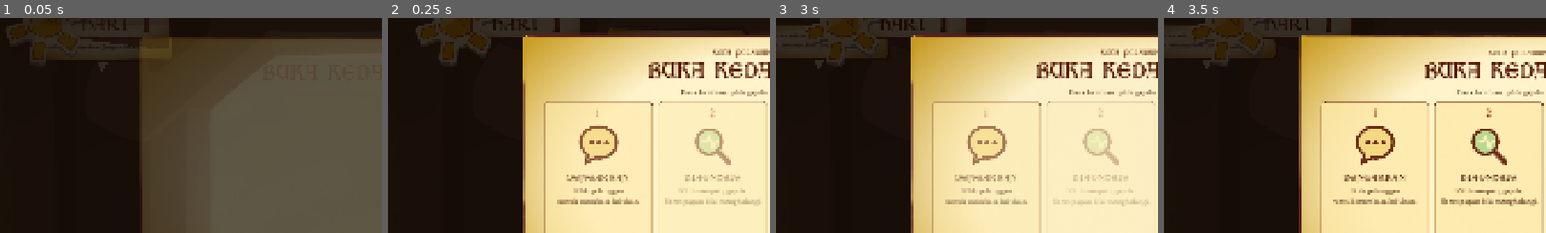
Above: before the commit, frames 1-4 (left to right).
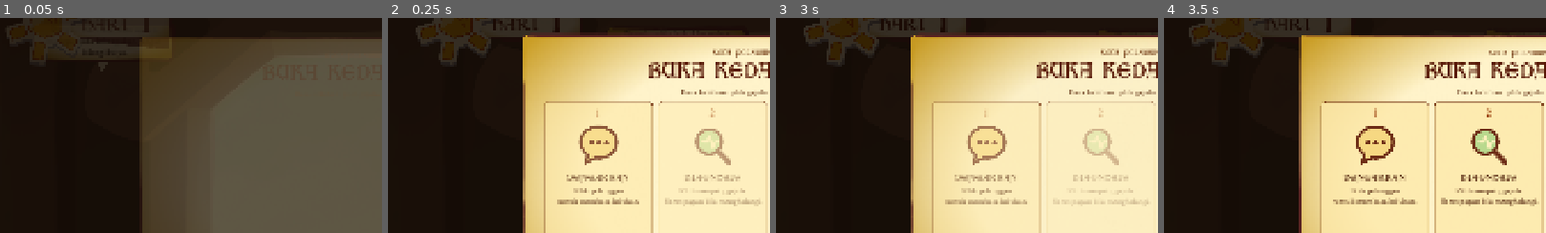
Above: after the commit, the same moments.

Repository: viscasa/igdx-bootcamp
Game: Godot game, scene res://Scenes/Game/kasir.tscn
The game is run twice, just before and just after one commit, with the same random seed, the same clock (stepped at 60 frames per second) and the same inputs. The engine's default icon, where the game draws it, is replaced by a stand-in: a white triangle on a blue panel in a dark square.
Inputs (mouse positions are % of the whole screen's width and height, from its top left):
- Up to frame 1 (0.05 s): no input
- Up to frame 2 (0.25 s): no input
- Up to frame 3 (3 s): tap Enter at 0.5 s; move the mouse to (72, 45) at 0.52 s; hold W 0.53-1.25 s; tap R at 0.6 s; click (72, 45) at 0.67 s; tap Space at 0.77 s; click (51, 58) at 1.25 s; click "DAPUR" at 2 s; click "KASIR" at 2.75 s
- Up to frame 4 (3.5 s): no input
The pictures show only the part of the screen within x 0-50%, y 13-63%; the shares and areas given below are measured in that part.

The runs differ from the first frame. In frame 1, less than 0.1% of the frame differs, in the area x 34-36%, y 13-15%; in frame 2, less than 0.1%; in frame 3, 1.6%, in the area x 0-29%, y 3-24%; in frame 4, 1.5%.

Commit message:
feat(cashier): tambah interaksi antrean dan serah botol

Diff:
--- a/Scenes/Components/customer_figure.tscn
+++ b/Scenes/Components/customer_figure.tscn
@@ -73,7 +73,7 @@
 mouse_filter = 2
 theme_override_colors/font_color = Color(0.17, 0.105, 0.05, 1)
 theme_override_fonts/font = ExtResource("4_body")
-theme_override_font_sizes/font_size = 13
+theme_override_font_sizes/font_size = 15
 text = "Keluhan pelanggan"
 horizontal_alignment = 1
 vertical_alignment = 1
@@ -97,7 +97,7 @@
 theme_override_constants/shadow_offset_x = 2
 theme_override_constants/shadow_offset_y = 2
 theme_override_fonts/font = ExtResource("3_display")
-theme_override_font_sizes/font_size = 17
+theme_override_font_sizes/font_size = 19
 text = "Pelanggan"
 horizontal_alignment = 1
 
@@ -113,7 +113,7 @@
 theme_override_colors/font_shadow_color = Color(0, 0, 0, 0.85)
 theme_override_constants/shadow_offset_x = 2
 theme_override_constants/shadow_offset_y = 2
-theme_override_font_sizes/font_size = 11
+theme_override_font_sizes/font_size = 13
 text = "Peran"
 horizontal_alignment = 1
 
@@ -126,7 +126,7 @@
 offset_bottom = 310.0
 mouse_filter = 2
 theme_override_fonts/font = ExtResource("3_display")
-theme_override_font_sizes/font_size = 11
+theme_override_font_sizes/font_size = 13
 horizontal_alignment = 1
 
 [node name="Patience" type="ProgressBar" parent="." unique_id=1862432419]
@@ -155,3 +155,4 @@
 theme_override_styles/pressed = SubResource("EmptyButton")
 theme_override_styles/hover = SubResource("EmptyButton")
 theme_override_styles/focus = SubResource("EmptyButton")
+theme_override_styles/disabled = SubResource("EmptyButton")
--- a/Scenes/Game/kasir.tscn
+++ b/Scenes/Game/kasir.tscn
@@ -11,6 +11,7 @@
 [ext_resource type="PackedScene" path="res://Scenes/UI/service_report.tscn" id="7_report"]
 [ext_resource type="PackedScene" path="res://Scenes/UI/day_transition.tscn" id="8_day"]
 [ext_resource type="PackedScene" path="res://Scenes/UI/intro_panel.tscn" id="9_intro"]
+[ext_resource type="PackedScene" uid="uid://d1tw1in7locan" path="res://Scenes/Item/bottle.tscn" id="10_bottle"]
 
 [node name="Kasir" type="Node2D" unique_id=1507221523]
 script = ExtResource("1_kasir")
@@ -35,6 +36,10 @@
 z_index = 20
 position = Vector2(818, 690)
 
+[node name="DragBottle" parent="." unique_id=1224309129 instance=ExtResource("10_bottle")]
+visible = false
+z_index = 40
+
 [node name="UILayer" type="CanvasLayer" parent="." unique_id=809671629]
 
 [node name="HUD" parent="UILayer" unique_id=176814437 instance=ExtResource("4_hud")]
@@ -44,16 +49,16 @@
 anchors_preset = 0
 offset_left = 1110.0
 offset_top = 210.0
-offset_right = 1460.0
-offset_bottom = 624.0
-scale = Vector2(1.15, 1.15)
+offset_right = 1630.0
+offset_bottom = 830.0
 
 [node name="ServiceReport" parent="UILayer" unique_id=495345171 instance=ExtResource("7_report")]
-offset_left = 1080.0
-offset_top = 120.0
-offset_right = 1450.0
-offset_bottom = 294.0
-scale = Vector2(1.2, 1.2)
+layout_mode = 3
+anchors_preset = 0
+offset_left = 27.0
+offset_top = 374.0
+offset_right = 547.0
+offset_bottom = 684.0
 
 [node name="SeratBook" parent="UILayer" unique_id=1602184157 instance=ExtResource("6_serat")]
 visible = false
--- a/Scripts/Autoloads/rooms.gd
+++ b/Scripts/Autoloads/rooms.gd
@@ -23,6 +23,7 @@
 }
 
 var current: Room = Room.KASIR
+var previous: Room = Room.KASIR
 
 ## Counts room changes. Tests use this to assert a switch really happened
 ## even when the scene name alone would not prove it.
@@ -36,6 +37,7 @@
 func go(room: Room) -> void:
 	if room == current and get_tree().current_scene != null:
 		return
+	previous = current
 	current = room
 	switch_count += 1
 	get_tree().change_scene_to_file(PATHS[room])
--- a/Scripts/Components/carry_shelf.gd
+++ b/Scripts/Components/carry_shelf.gd
@@ -11,6 +11,11 @@
 const HEADER_H := 18
 
 @export var artwork_layout: bool = false
+
+@export_group("Bottle Hover")
+@export_range(0.0, 30.0, 1.0) var hover_lift: float = 12.0
+@export_range(1.0, 1.25, 0.01) var hover_scale: float = 1.08
+@export_range(0.05, 0.4, 0.01) var hover_duration: float = 0.16
 
 var brews: Array[Brew] = []:
 	set(value):
@@ -19,13 +24,21 @@
 		queue_redraw()
 var dragging: Brew = null:
 	set(value):
+		var previous := dragging
+		if value != null:
+			set_hovered_slot(-1)
 		dragging = value
+		if previous != null and value == null:
+			_suppress_pop_once = previous
 		_sync_artwork()
 		queue_redraw()
 var show_hint: bool = false
 
 var _art_slots: Array[Node2D] = []
+var _slot_base_positions: Array[Vector2] = []
 var _shown_brews: Array[Brew] = []
+var _hovered_slot: int = -1
+var _suppress_pop_once: Brew = null
 
 
 func _ready() -> void:
@@ -37,17 +50,63 @@
 
 func slot_rect(i: int) -> Rect2:
 	if artwork_layout and i >= 0 and i < _art_slots.size():
-		return Rect2(_art_slots[i].position - Vector2(82.0, 104.0),
+		return Rect2(_slot_base_positions[i] - Vector2(82.0, 104.0),
 			Vector2(164.0, 208.0))
 	return Rect2(Vector2(i * (SLOT_W + GAP), HEADER_H), Vector2(SLOT_W, SLOT_H))
 
 
-func brew_at(global_pos: Vector2) -> Brew:
+func slot_index_at(global_pos: Vector2) -> int:
 	var local := to_local(global_pos)
 	for i in range(brews.size()):
-		if slot_rect(i).has_point(local):
-			return brews[i]
-	return null
+		if brews[i] != dragging and slot_rect(i).has_point(local):
+			return i
+	return -1
+
+
+func brew_at(global_pos: Vector2) -> Brew:
+	var index := slot_index_at(global_pos)
+	return brews[index] if index >= 0 else null
+
+
+func slot_anchor_global(index: int) -> Vector2:
+	if artwork_layout and index >= 0 and index < _slot_base_positions.size():
+		return to_global(_slot_base_positions[index])
+	return to_global(slot_rect(index).get_center())
+
+
+func set_hovered_slot(index: int) -> void:
+	if not artwork_layout:
+		return
+	if index < 0 or index >= brews.size() or brews[index] == dragging:
+		index = -1
+	if _hovered_slot == index:
+		return
+	var previous := _hovered_slot
+	_hovered_slot = index
+	_animate_slot_hover(previous, false)
+	_animate_slot_hover(_hovered_slot, true)
+
+
+## Gives any bottle.tscn instance the same brew presentation as the shelf.
+## Kasir uses this for its authored DragBottle preview.
+func configure_bottle(bottle: Node2D, brew: Brew,
+		show_labels: bool = false) -> void:
+	if bottle == null or brew == null:
+		return
+	var visual := bottle.get_node("BottleVisual") as Node2D
+	var back_swatch := bottle.get_node("BottleVisual/BrewSwatchBack") as Polygon2D
+	var swatch := bottle.get_node("BottleVisual/BrewSwatch") as Polygon2D
+	var name_label := bottle.get_node("NameLabel") as Label
+	var effect_label := bottle.get_node("EffectLabel") as Label
+	visual.modulate = Color.WHITE
+	back_swatch.visible = true
+	swatch.visible = true
+	back_swatch.color = brew.color()
+	swatch.color = brew.color()
+	name_label.visible = show_labels
+	effect_label.visible = show_labels
+	name_label.text = brew.display_name()
+	effect_label.text = brew.effect_summary()
 
 
 func _draw() -> void:
@@ -87,12 +146,14 @@
 
 func _collect_art_slots() -> void:
 	_art_slots.clear()
+	_slot_base_positions.clear()
 	if not artwork_layout:
 		return
 	for i in range(CAPACITY):
 		var slot := get_node_or_null("Slots/Slot%d" % i) as Node2D
 		if slot != null:
 			_art_slots.append(slot)
+			_slot_base_positions.append(slot.position)
 
 
 func _sync_artwork() -> void:
@@ -113,15 +174,12 @@
 		effect_label.visible = filled
 		if filled:
 			var brew := brews[i]
-			back_swatch.color = brew.color()
-			swatch.color = brew.color()
-			name_label.text = brew.display_name()
-			effect_label.text = brew.effect_summary()
+			configure_bottle(slot, brew, true)
 		elif i < brews.size() and brews[i] == dragging:
 			visual.modulate = Color(1, 1, 1, 0.16)
 
 		var was_filled := i < _shown_brews.size() and _shown_brews[i] != null
-		if filled and not was_filled:
+		if filled and not was_filled and brews[i] != _suppress_pop_once:
 			slot.scale = Vector2.ONE * 0.72
 			var tween := create_tween().set_ease(Tween.EASE_OUT).set_trans(Tween.TRANS_BACK)
 			tween.tween_property(slot, "scale", Vector2.ONE, 0.34)
@@ -129,10 +187,30 @@
 	_shown_brews.clear()
 	for i in range(_art_slots.size()):
 		_shown_brews.append(brews[i] if i < brews.size() and brews[i] != dragging else null)
+	_suppress_pop_once = null
 
 	var header := get_node_or_null("ShelfHeader") as Label
 	if header != null:
 		header.text = "JAMU SIAP  %d/%d" % [brews.size(), CAPACITY]
+
+
+func _animate_slot_hover(index: int, hovered: bool) -> void:
+	if index < 0 or index >= _art_slots.size():
+		return
+	var slot := _art_slots[index]
+	var old_tween: Tween = slot.get_meta("hover_tween") as Tween \
+		if slot.has_meta("hover_tween") else null
+	if old_tween != null and old_tween.is_valid():
+		old_tween.kill()
+	var target_position := _slot_base_positions[index] \
+		+ (Vector2.UP * hover_lift if hovered else Vector2.ZERO)
+	var target_scale := Vector2.ONE * (hover_scale if hovered else 1.0)
+	var tween := slot.create_tween().set_parallel(true)
+	tween.set_trans(Tween.TRANS_QUAD).set_ease(
+		Tween.EASE_OUT if hovered else Tween.EASE_IN_OUT)
+	tween.tween_property(slot, "position", target_position, hover_duration)
+	tween.tween_property(slot, "scale", target_scale, hover_duration)
+	slot.set_meta("hover_tween", tween)
 
 
 func _play_entrance() -> void:
--- a/Scripts/Components/customer_figure.gd
+++ b/Scripts/Components/customer_figure.gd
@@ -82,9 +82,10 @@
 
 	# While carrying, the world-space queue handles the release. Letting this
 	# GUI button consume the mouse-up would make bottle drops unreliable.
-	hit_button.mouse_filter = Control.MOUSE_FILTER_IGNORE if carrying \
-		else Control.MOUSE_FILTER_STOP
-	hit_button.disabled = carrying
+	var can_diagnose := focused and not carrying
+	hit_button.mouse_filter = Control.MOUSE_FILTER_STOP if can_diagnose \
+		else Control.MOUSE_FILTER_IGNORE
+	hit_button.disabled = not can_diagnose
 	queue_redraw()
 
 
--- a/Scripts/Components/customer_queue.gd
+++ b/Scripts/Components/customer_queue.gd
@@ -30,10 +30,12 @@
 var preview_slot: int = -1
 var carrying: bool = false
 var focused_slot: int = 0
+var restore_existing_without_arrival: bool = false
 
 var _hover_slot: int = -1
 var _figures: Array[CustomerFigure] = []
 var _authored_slots: Array[Node2D] = []
+var _did_initial_sync: bool = false
 
 
 func _ready() -> void:
@@ -74,6 +76,23 @@
 	return slot_at(global_pos)
 
 
+func drop_target_global(slot: int) -> Vector2:
+	if slot < 0 or slot >= orders.size():
+		return global_position
+	var card := card_rect(slot)
+	# Aim at the customer's hands/upper torso rather than covering their face.
+	return to_global(card.get_center() + Vector2(0.0, card.size.y * 0.22))
+
+
+## Conversation/diagnosis is deliberately restricted to the person who has
+## reached the counter. Bottle drop hit-testing remains separate in slot_at().
+func diagnosis_slot_at(global_pos: Vector2) -> int:
+	if orders.is_empty():
+		return -1
+	var local := to_local(global_pos)
+	return 0 if card_rect(0).has_point(local) else -1
+
+
 func focus(slot: int) -> void:
 	if slot < 0 or slot >= orders.size():
 		return
@@ -98,7 +117,7 @@
 	if event is InputEventMouseButton:
 		var mb := event as InputEventMouseButton
 		if mb.button_index == MOUSE_BUTTON_LEFT and mb.pressed:
-			var slot := slot_at(mb.position)
+			var slot := diagnosis_slot_at(mb.position)
 			if slot >= 0:
 				focus(slot)
 				order_selected.emit(slot)
@@ -131,16 +150,17 @@
 	draw_string(DISPLAY_FONT, panel.position + Vector2(52, 22), game_state.last_reaction_name,
 		HORIZONTAL_ALIGNMENT_LEFT, panel.size.x - 64, 14, Color("ffd36f"))
 	draw_string(BODY_FONT, panel.position + Vector2(52, 39), game_state.last_reaction_role,
-		HORIZONTAL_ALIGNMENT_LEFT, panel.size.x - 64, 10, Color("9a8f80"))
+		HORIZONTAL_ALIGNMENT_LEFT, panel.size.x - 64, 12, Color("c8b892"))
 	draw_string(DISPLAY_FONT, panel.position + Vector2(16, 68), "+%d duit" % game_state.last_reaction_pay,
 		HORIZONTAL_ALIGNMENT_LEFT, panel.size.x - 32, 15, Color("6fd48f"))
 	draw_string(BODY_FONT, panel.position + Vector2(88, 68), game_state.last_reaction_text,
-		HORIZONTAL_ALIGNMENT_LEFT, panel.size.x - 100, 11, Color("e8dcc0"))
+		HORIZONTAL_ALIGNMENT_LEFT, panel.size.x - 100, 13, Color("f0dfb8"))
 
 
 func _sync_figures() -> void:
 	var previous := _figures.duplicate()
 	var next_figures: Array[CustomerFigure] = []
+	var restoring_existing := restore_existing_without_arrival and not _did_initial_sync
 	for order in orders:
 		var figure := _figure_for_order(previous, order)
 		if figure == null:
@@ -151,15 +171,22 @@
 			figure.set_meta("queue_rank", -1)
 			if not _authored_slots.is_empty():
 				var arrival_rank := next_figures.size()
-				figure.scale = Vector2.ONE * _slot_scale(arrival_rank)
-				figure.position = _entry_position(arrival_rank)
-				figure.depth_alpha = 0.0
+				if restoring_existing:
+					figure.position = _slot_position(arrival_rank)
+					figure.scale = Vector2.ONE * _slot_scale(arrival_rank)
+					figure.depth_alpha = _slot_alpha(arrival_rank)
+					figure.set_meta("queue_rank", arrival_rank)
+				else:
+					figure.scale = Vector2.ONE * _slot_scale(arrival_rank)
+					figure.position = _entry_position(arrival_rank)
+					figure.depth_alpha = 0.0
 		next_figures.append(figure)
 
 	for old_figure in previous:
 		if is_instance_valid(old_figure) and not old_figure in next_figures:
 			_animate_exit(old_figure)
 	_figures = next_figures
+	_did_initial_sync = true
 
 
 func _refresh_figures() -> void:
@@ -173,7 +200,7 @@
 
 func _choose(_ignored: Order, order: Order) -> void:
 	var slot := orders.find(order)
-	if slot < 0:
+	if slot != 0:
 		return
 	focus(slot)
 	order_selected.emit(slot)
--- a/Scripts/Game/kasir.gd
+++ b/Scripts/Game/kasir.gd
@@ -8,18 +8,33 @@
 
 @onready var queue_view: CustomerQueue = $CustomerQueue
 @onready var shelf: CarryShelf = $CarryShelf
+@onready var drag_bottle: Node2D = $DragBottle
+@onready var drag_bottle_visual: Node2D = $DragBottle/BottleVisual
 @onready var hud: HUD = $UILayer/HUD
 @onready var diagnosis_board: DiagnosisBoard = $UILayer/DiagnosisBoard
 @onready var serat: SeratBook = $UILayer/SeratBook
 
 var _dragging: Brew = null
 var _drag_pos: Vector2 = Vector2.ZERO
+var _drag_origin: Vector2 = Vector2.ZERO
+var _drag_slot: int = -1
+var _drag_target_slot: int = -1
+var _drag_tween: Tween = null
+var _drop_animating: bool = false
+
+const DRAG_UPRIGHT_ROTATION := -12.0
+const DRAG_SCALE := 1.08
+const TARGET_SCALE := 1.14
 
 
 func _ready() -> void:
 	if not GameState.running and not GameState.game_over:
 		GameState.start_run()
 
+	# Returning from the kitchen rebuilds this scene, but the customers never
+	# left the queue. Restore them directly at their current ranks instead of
+	# replaying the arrival walk from the left.
+	queue_view.restore_existing_without_arrival = Rooms.previous == Rooms.Room.DAPUR
 	queue_view.orders = GameState.queue
 	queue_view.taken = GameState.taken_orders()
 	queue_view.order_selected.connect(_on_order_selected)
@@ -27,6 +42,7 @@
 
 	shelf.brews = GameState.carried
 	shelf.show_hint = true
+	drag_bottle.visible = false
 
 	GameState.queue_changed.connect(_sync)
 	GameState.carried_changed.connect(_sync)
@@ -53,6 +69,10 @@
 func _process(_delta: float) -> void:
 	queue_view.refresh()
 	hud.queue_redraw()
+	if _dragging == null and not _drop_animating and not serat.visible:
+		shelf.set_hovered_slot(shelf.slot_index_at(get_global_mouse_position()))
+	else:
+		shelf.set_hovered_slot(-1)
 
 
 ## Open the notebook for this customer. Taking only happens from the notebook
@@ -87,7 +107,7 @@
 # ═══════════════ HANDING OVER ═══════════════
 
 func _unhandled_input(event: InputEvent) -> void:
-	if serat.visible:
+	if serat.visible or _drop_animating:
 		return
 	if GameState.game_over:
 		if event is InputEventKey and event.pressed:
@@ -100,15 +120,9 @@
 		if mb.button_index != MOUSE_BUTTON_LEFT:
 			return
 		if mb.pressed:
-			var b := shelf.brew_at(get_global_mouse_position())
-			if b:
-				_dragging = b
-				_drag_pos = get_global_mouse_position()
-				shelf.dragging = b
-				# Every customer advertises that they take the bottle, so the
-				# player never has to guess where it can go.
-				queue_view.carrying = true
-				queue_view.refresh()
+			var index := shelf.slot_index_at(get_global_mouse_position())
+			if index >= 0:
+				_begin_drag(index, get_global_mouse_position())
 				get_viewport().set_input_as_handled()
 		elif _dragging:
 			_release()
@@ -116,30 +130,107 @@
 
 	elif event is InputEventMouseMotion and _dragging:
 		_drag_pos = get_global_mouse_position()
-		queue_view.set_hover(queue_view.slot_at(_drag_pos))
-		queue_redraw()
+		drag_bottle.global_position = _drag_pos
+		_update_drag_target(queue_view.slot_at(_drag_pos))
+
+
+func _begin_drag(index: int, mouse_position: Vector2) -> void:
+	_drag_slot = index
+	_dragging = shelf.brews[index]
+	_drag_pos = mouse_position
+	_drag_origin = shelf.slot_anchor_global(index)
+	shelf.set_hovered_slot(-1)
+	shelf.dragging = _dragging
+	shelf.configure_bottle(drag_bottle, _dragging)
+	drag_bottle.global_position = mouse_position
+	drag_bottle.scale = Vector2.ONE * 0.94
+	drag_bottle.modulate = Color.WHITE
+	drag_bottle_visual.rotation = 0.0
+	drag_bottle.visible = true
+	_drag_target_slot = -1
+	queue_view.carrying = true
+	queue_view.refresh()
+
+	_kill_drag_tween()
+	_drag_tween = create_tween().set_parallel(true)
+	_drag_tween.set_trans(Tween.TRANS_BACK).set_ease(Tween.EASE_OUT)
+	_drag_tween.tween_property(
+		drag_bottle, "scale", Vector2.ONE * DRAG_SCALE, 0.16)
 
 
 func _release() -> void:
 	var slot := queue_view.slot_at(_drag_pos)
 	var b := _dragging
 	_dragging = null
-	shelf.dragging = null
+	_drop_animating = true
 	queue_view.carrying = false
 	queue_view.clear_hover()
 
 	if slot >= 0:
+		await _animate_delivery(slot)
+		# Keep the source slot hidden until carried_changed removes the brew.
 		GameState.deliver(b, slot)
+		shelf.dragging = null
 	else:
-		# Dropped on nothing. Say so, rather than letting the bottle
-		# silently snap back as if the click had not registered.
+		await _animate_return()
+		shelf.dragging = null
 		GameState.post("Lepas botol tepat di atas pelanggan.",
 			Color("9a8f80"))
 
+	_reset_drag_preview()
+	_drop_animating = false
 	shelf.queue_redraw()
-	queue_redraw()
-
-
-func _draw() -> void:
-	if _dragging:
-		Potion.draw_bottle(self, _drag_pos, _dragging, 1.1)
+
+
+func _update_drag_target(slot: int) -> void:
+	if _drag_target_slot == slot:
+		return
+	_drag_target_slot = slot
+	queue_view.set_hover(slot)
+	_kill_drag_tween()
+	_drag_tween = create_tween().set_parallel(true)
+	_drag_tween.set_trans(Tween.TRANS_QUAD).set_ease(Tween.EASE_OUT)
+	var target_rotation := deg_to_rad(DRAG_UPRIGHT_ROTATION) if slot >= 0 else 0.0
+	var target_scale := TARGET_SCALE if slot >= 0 else DRAG_SCALE
+	_drag_tween.tween_property(
+		drag_bottle_visual, "rotation", target_rotation, 0.18)
+	_drag_tween.tween_property(
+		drag_bottle, "scale", Vector2.ONE * target_scale, 0.18)
+
+
+func _animate_delivery(slot: int) -> void:
+	_update_drag_target(slot)
+	_kill_drag_tween()
+	_drag_tween = create_tween().set_parallel(true)
+	_drag_tween.set_trans(Tween.TRANS_QUAD).set_ease(Tween.EASE_IN)
+	_drag_tween.tween_property(
+		drag_bottle, "global_position", queue_view.drop_target_global(slot), 0.24)
+	_drag_tween.tween_property(drag_bottle, "scale", Vector2.ONE * 0.72, 0.24)
+	_drag_tween.tween_property(drag_bottle, "modulate:a", 0.0, 0.18).set_delay(0.06)
+	await _drag_tween.finished
+
+
+func _animate_return() -> void:
+	_kill_drag_tween()
+	_drag_tween = create_tween().set_parallel(true)
+	_drag_tween.set_trans(Tween.TRANS_BACK).set_ease(Tween.EASE_OUT)
+	_drag_tween.tween_property(drag_bottle, "global_position", _drag_origin, 0.32)
+	_drag_tween.tween_property(drag_bottle, "scale", Vector2.ONE, 0.32)
+	_drag_tween.tween_property(drag_bottle_visual, "rotation", 0.0, 0.24)
+	await _drag_tween.finished
+
+
+func _reset_drag_preview() -> void:
+	_kill_drag_tween()
+	drag_bottle.visible = false
+	drag_bottle.modulate = Color.WHITE
+	drag_bottle.scale = Vector2.ONE
+	drag_bottle_visual.rotation = 0.0
+	_drag_slot = -1
+	_drag_target_slot = -1
+
+
+func _kill_drag_tween() -> void:
+	if _drag_tween != null and _drag_tween.is_valid():
+		_drag_tween.kill()
+	_drag_tween = null
